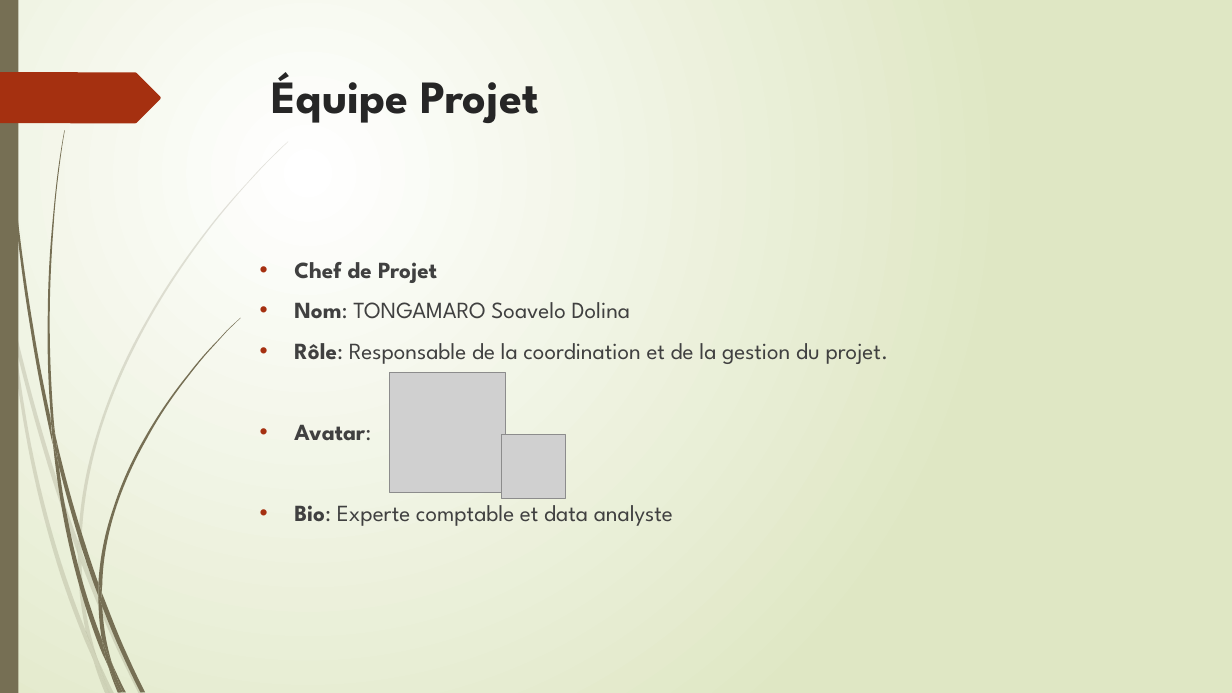
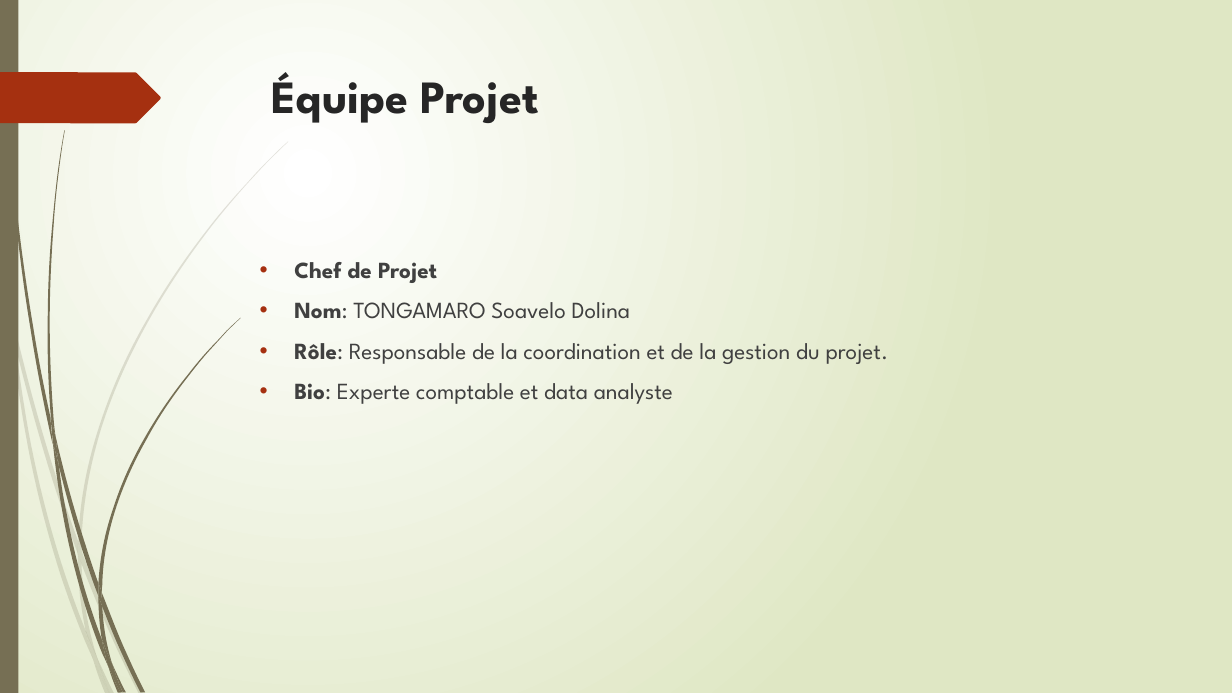
Before and after one commit to christart-code/BI, a slide deck: slide 16 of Hypermarket/Resources/BI Dataviz Consulting.pptx. Drawn at 1232x693 pixels with LibreOffice and Linux fonts; fonts in the diff are those of the drawing; grey boxes stand for pictures. Boxes give left, top, right and bottom in pixels: in the first picture for what was removed or moved away, otherwise in the second. Text is boxed around its words. In the diff, an @@ line names an element or a change of style, - is before the commit and + after.

Commit message:
ppt_maj

```diff
--- a/Hypermarket/Resources/BI Dataviz Consulting.pptx
+++ b/Hypermarket/Resources/BI Dataviz Consulting.pptx
@@ picture removed at (390,372,506,493) @@
@@ text at (294,424,371,441): paragraph removed @@
-• Avatar:
@@ picture removed at (501,435,565,499) @@
```
